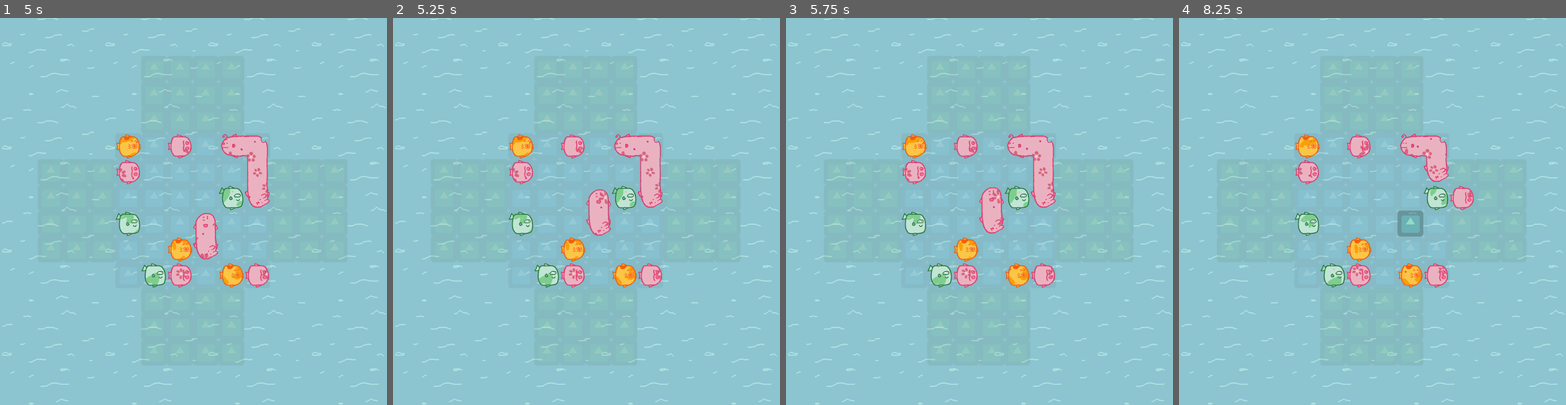
Above: before the commit, frames 1-4 (left to right).
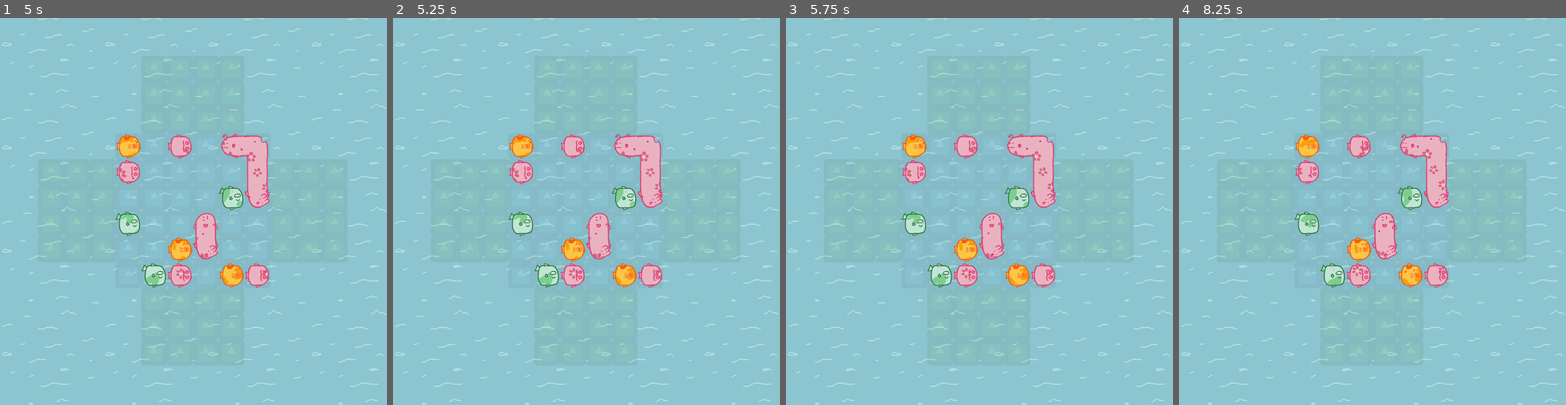
Above: after the commit, the same moments.

Repository: amckendry2/sokoban-cargo
Game: Godot game, scene res://Scenes/Docks.tscn
Same seed, same stepped clock (60 frames per second), same inputs: the game is played once before the commit and once after it. The engine's default icon, where the game draws it, is replaced by a stand-in: a white triangle on a blue panel in a dark square.
Inputs:
- Up to frame 1 (5 s): hold W (move_up) 0.53-2.03 s; tap E (delete_block) at 0.6, 2.1, 3.6 s; tap Enter at 1.25, 2.75 s; tap Space (select_block) at 1.35, 2, 2.85, 3.5, 4.35 s; hold A (move_left) 2.03-3.53 s; hold S (move_down) 3.53-4.28 s; hold D (move_right) from 4.28 s (still down)
- Up to frame 2 (5.25 s): release D (move_right) at 5.03 s; hold W (move_up) from 5.03 s (still down); tap E (delete_block) at 5.1 s
- Up to frame 3 (5.75 s): keep holding W (move_up)
- Up to frame 4 (8.25 s): release W (move_up) at 5.78 s; hold D (move_right) 5.78-8.03 s; tap Space (select_block) at 5.85, 7.35, 8 s; tap Enter at 6.5 s; tap E (delete_block) at 6.6, 8.1 s; hold S (move_down) from 8.03 s (still down)

Frame 1 is identical in both runs. In frame 2, 0.8% of the frame differs, in the area x 49-57%, y 44-63%; in frame 3, 0.9%; in frame 4, 2.1%, in the area x 49-77%, y 36-63%.
Error after the commit: Compile Error: Using own name in class file is not allowed (creates a cyclic reference) (res://Scripts/BoatOrder.gd:51)

Commit message:
Move work on random generation

Diff:
--- a/Scripts/BoatOrder.gd
+++ b/Scripts/BoatOrder.gd
@@ -10,16 +10,33 @@
 	var x_len = 3 if (dock is BlockLogicAuto.MoveDirection.EAST or dock is BlockLogicAuto.MoveDirection.WEST) else 4
 	var y_len = 4 if (dock is BlockLogicAuto.MoveDirection.EAST or dock is BlockLogicAuto.MoveDirection.WEST) else 3
 
-	# how many colors in this order
-	# how many cells for this color
-	# order of colors in sweep
+	var total_cells = 3 * 4
+
+	# Randomize colors
+	var random_gen: RandomNumberGenerator = RandomNumberGenerator.new()
+	random_gen.randomize()
 
 	var color_list = [BlockLogicAuto.BlockColor.GREEN, BlockLogicAuto.BlockColor.RED, BlockLogicAuto.BlockColor.ORANGE].shuffle()
+	var color_cumulative_probabilities = [0.33, 0.66, 1.0]
+	var color_counts = {}
+	for _unused in range(total_cells):
+		var rand = random_gen.randf()
+		for i in range(len(color_list)):
+			if rand <= color_cumulative_probabilities[i]:
+				var color = color_list[i]
+				if color_counts.has(color):
+					color_counts[color] += 1
+				else:
+					color_counts[color] = 1
+
+	var color_path = []
+	for color in color_counts:
+		var count = color_counts[color]
+		for _unused in range(count):
+			color_path.push_back(color)
+
 	var color_idx = 0
-
-	var cells_per_block = 3 * 4 / 3
-	var filled_cells_count = 0
-
+	var singleton_blocks = {}
 	for y in range(top_left.y, top_left.y + y_len):
 		var go_right = y % 2 == 0
 		var x_start = top_left.x if go_right else top_left.x + x_len - 1
@@ -27,19 +44,14 @@
 		var increment = 1 if go_right else -1
 
 		for x in range(x_start, x_end, increment):
-			if filled_cells_count >= cells_per_block:
-				filled_cells_count = 0
-				color_idx += 1
+			var color = color_path[color_idx]
+			var new_singleton_block = BlockLogicAuto.makeBlock({ Vector2(x, y): null }, color)
+			color_idx += 1
 
+	return BoatOrder.new(BlockLogicAuto.fuseBlocks(singleton_blocks))
 
-			pass
-
-#	for x in range(top_left.x, top_left.x + x_len):
-#		for y in range(top_left.y, top_left.y + y_len):
-#			# fill _blocks with cells
-#			pass
-
-	return null
+func _init(blocks):
+	_blocks = blocks
 
 func get_color_at_cursor(cursor: Vector2):
 	var block = BlockLogic.findBlockAtPosition(cursor, _blocks)
